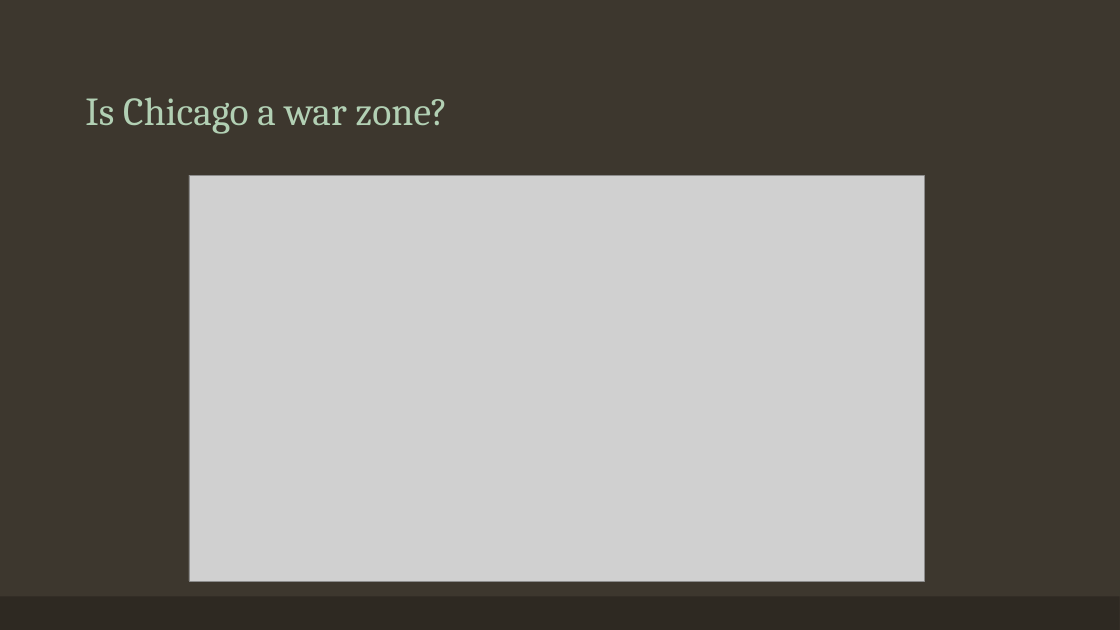
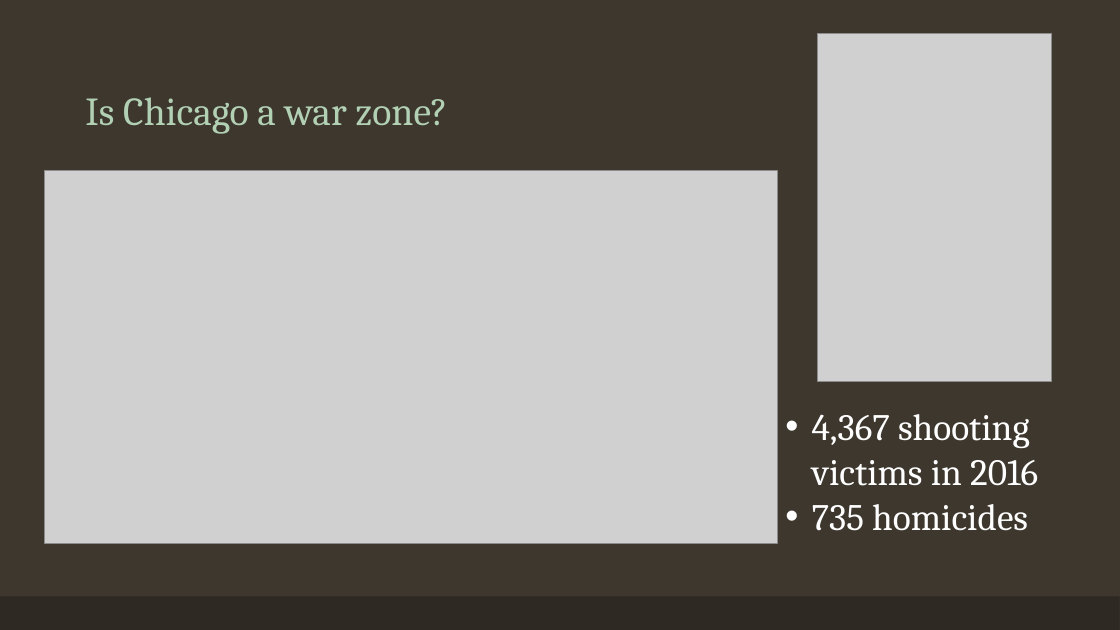
Before and after one commit to EEPlei/Americas-Warzone-Class-Project, a slide deck: slide 2 of Slides/final_slides.pptx. Drawn at 1120x630 pixels with LibreOffice and Linux fonts; fonts in the diff are those of the drawing; grey boxes stand for pictures. Boxes give left, top, right and bottom in pixels: in the first picture for what was removed or moved away, otherwise in the second. Text is boxed around its words. In the diff, an @@ line names an element or a change of style, - is before the commit and + after.

```diff
--- a/Slides/final_slides.pptx
+++ b/Slides/final_slides.pptx
@@ picture added at box(818, 34, 1052, 381) @@
@@ picture: place and size @@
-picture at box(189, 175, 924, 581)
+picture at box(45, 171, 777, 544)
@@ text added at box(812, 414, 1038, 531), 32 pt, text #FFFFFF @@
+• 4,367 shooting victims in 2016
+• 735 homicides
```
Also in this commit, not shown: 3 slides added, 1 slide removed.
